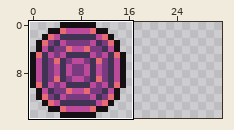
Two states of a pixel-art sprite, assets/table/projectile_fancy.png. Above, an overview of the earlier version with the close-up marked.
Close-up. Before the commit:
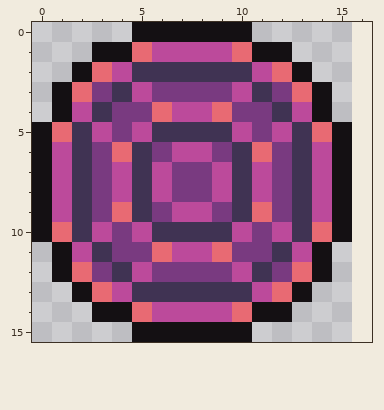
The file is 16x16 pixels. Shown: x 0..16, y 0..15. The old version is drawn lined up with the new one, on the new canvas. The commit also changed other parts of the picture, which this record leaves out.
New version:
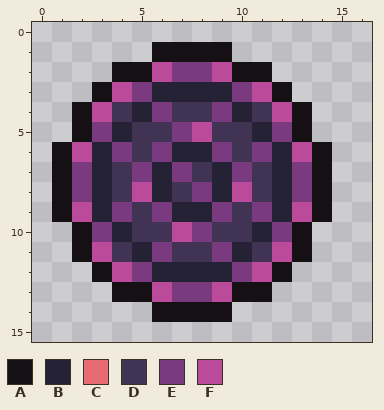
Palette (. is transparent): A #141013  B #242234  C #e86a73  D #403353  E #793a80  F #bc4a9b
Diff:
canvas 16x16 -> 32x16
Changed rows in their new state; - is an unchanged pixel.
first column x 0:
 0 -----......-----
 1 ---...AAAA...---
 2 --..AAFEEFAA..--
 3 -..AFEBBBBEFA..-
 4 -.AFDBEDDEBDFA.-
 5 ..AEBD-EF-DBEA..
 6 .AFBE--BB--EBFA.
 7 .AEBDEB-DBEDBEA.
 8 .AEBDFBD-BFDBEA.
 9 .AFBE--BB--EBFA.
10 ..AEBD-FE-DBEA..
11 -.AFDBEDDEBDFA.-
12 -..AFEBBBBEFA..-
13 --..AAFEEFAA..--
14 ---...AAAA...---
15 -----......-----
Boxes around the changes in both close-ups, in picture pixels (x1, y1, x2, y2):
changed: (32, 22, 352, 342)
